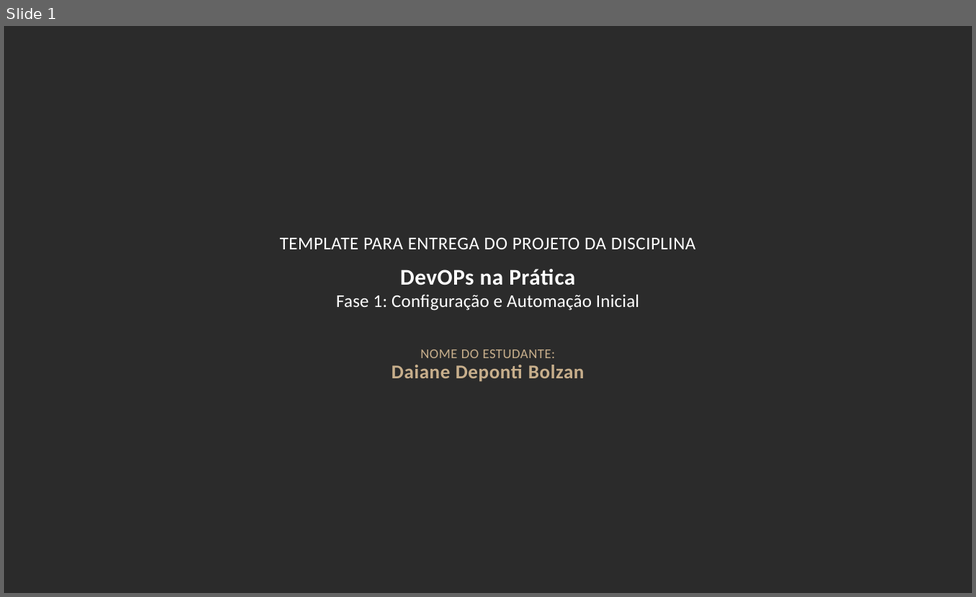
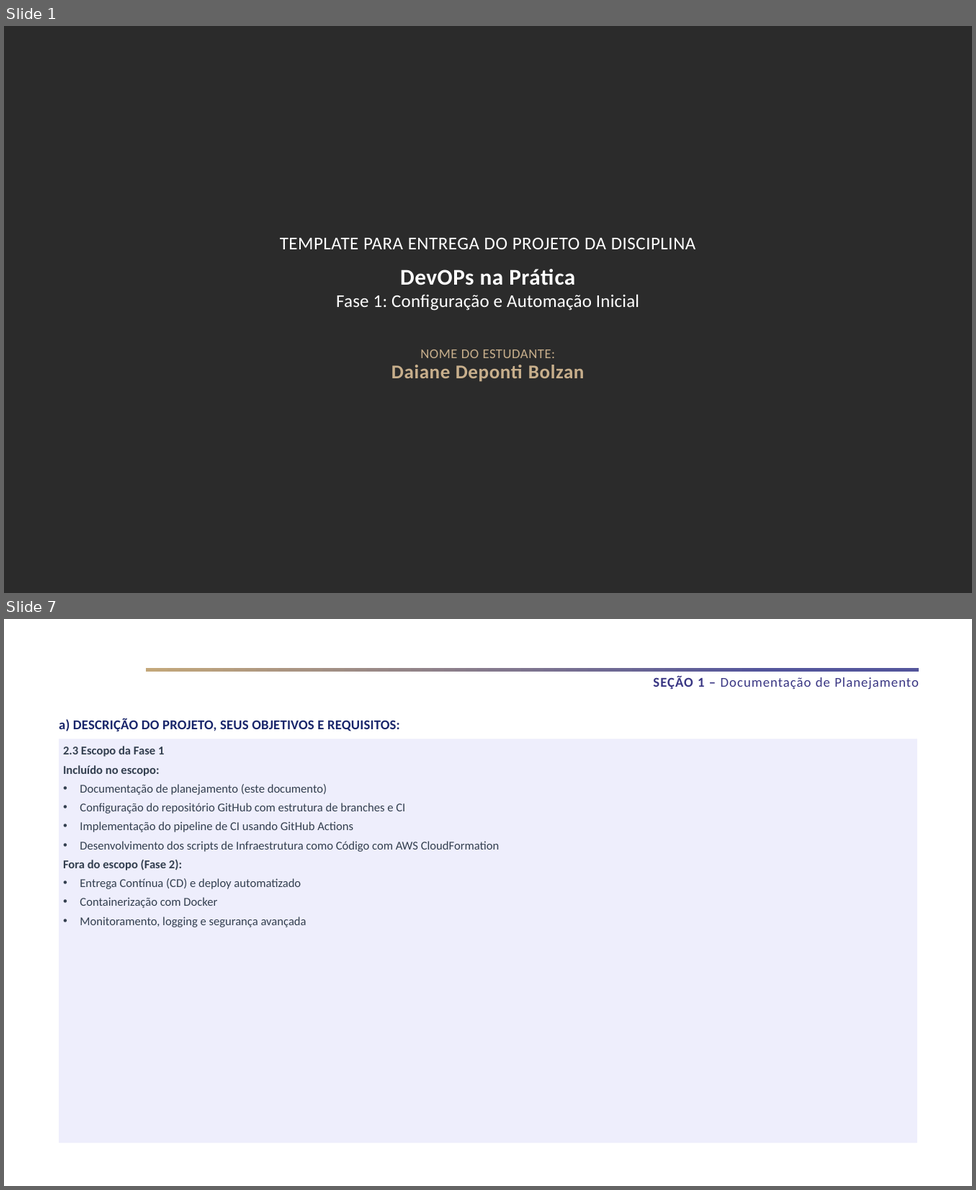
Before and after one commit to Daaaiii/Devops, a slide deck: Daiane Bolzan - Fase 1 - DevOps na Prática.pptx. Shown one above the other, each under a label of ours: slide 1 before the commit, slides 1 and 7 after it; the slides between them are not shown. The pictures are 976x597 and 976x1190 pixels, drawn with LibreOffice and Linux fonts; fonts in the diff are those of the drawing; background and template pictures are left out; a plain dark background stands for a picture behind light text. Boxes give left, top, right and bottom in pixels: in the first picture for what was removed or moved away, otherwise in the second. Text is boxed around its words. In the diff, an @@ line names an element or a change of style, - is before the commit and + after.

Commit message:
atualizando documentação da Fase 1 para incluir a conclusão da proteção da branch `main`

```diff
--- a/Daiane Bolzan - Fase 1 - DevOps na Prática.pptx
+++ b/Daiane Bolzan - Fase 1 - DevOps na Prática.pptx
@@ slide 7 added at (x1=4, y1=619, x2=972, y2=1186), background #FFFFFF @@
@@ rectangle added at (x1=145, y1=668, x2=918, y2=672), fill gradient #C3A77A to #53559B @@
@@ text added at (x1=653, y1=676, x2=918, y2=689), 18 pt, text #393683 @@
+SEÇÃO 1 – Documentação de Planejamento
@@ text added at (x1=59, y1=718, x2=400, y2=731), 18 pt, text #19266B, bold @@
+a) DESCRIÇÃO DO PROJETO, SEUS OBJETIVOS E REQUISITOS:
@@ text added at (x1=59, y1=739, x2=917, y2=1142), fill #EEEEFC, 16 pt, text #333F50 @@
+2.3 Escopo da Fase 1
+Incluído no escopo:
+• Documentação de planejamento (este documento)
+• Configuração do repositório GitHub com estrutura de branches e CI
+• Implementação do pipeline de CI usando GitHub Actions
+• Desenvolvimento dos scripts de Infraestrutura como Código com AWS CloudFormation
+Fora do escopo (Fase 2):
+• Entrega Contínua (CD) e deploy automatizado
+• Containerização com Docker
+• Monitoramento, logging e segurança avançada
```
Also in this commit, not shown: 13 other slides added, 5 slides removed, 1 other file.
